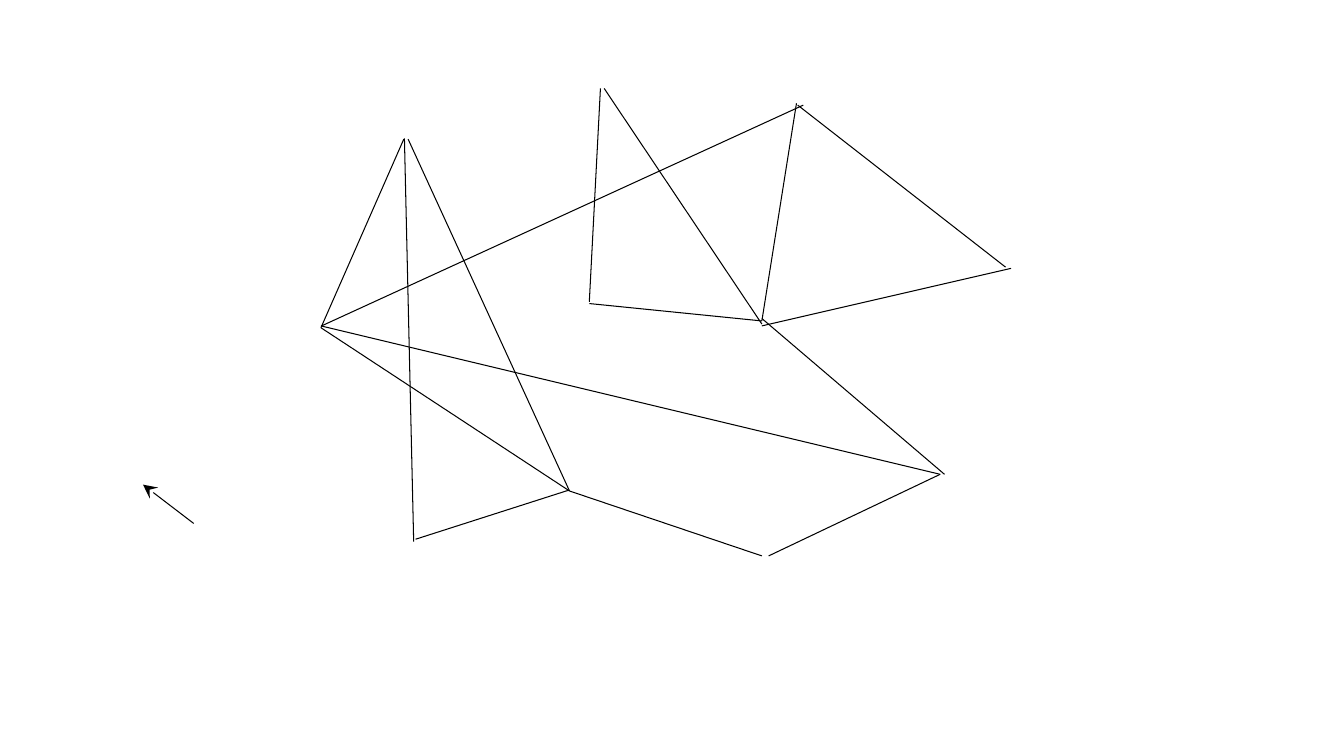
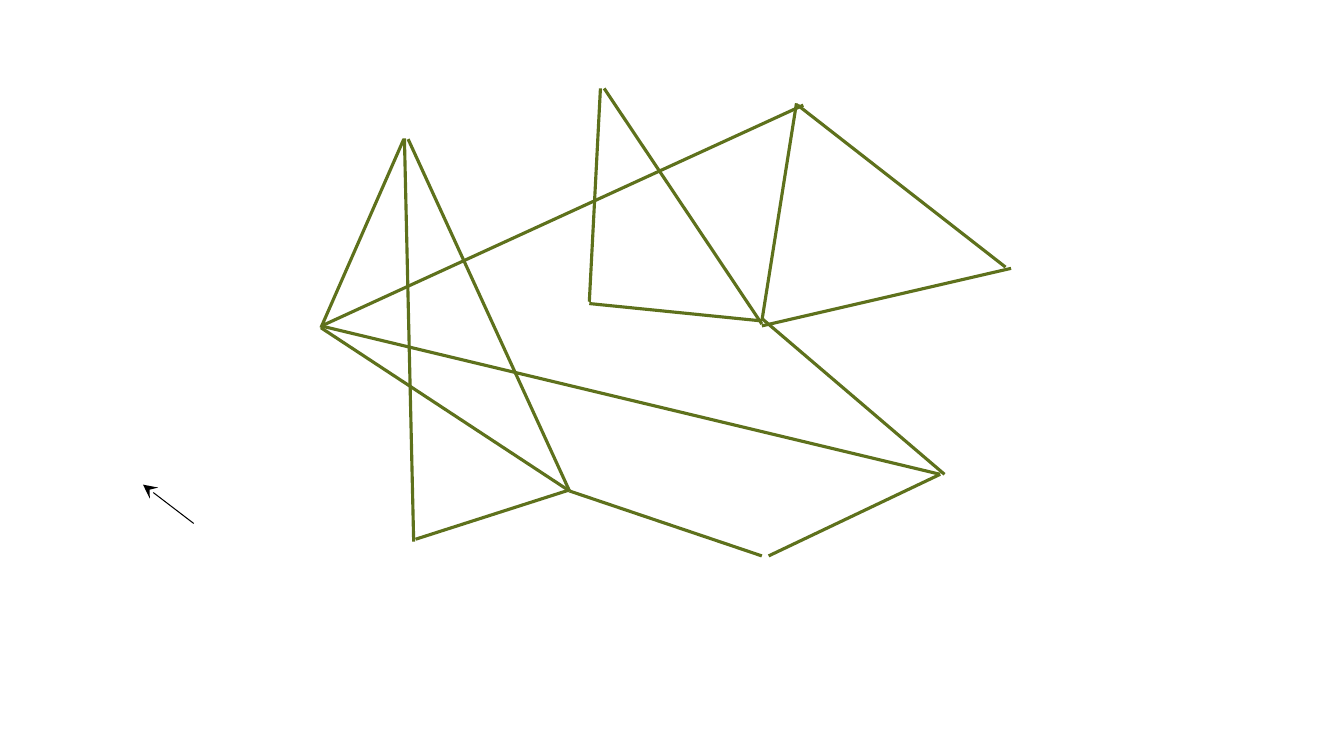
Before and after one commit to GFFischer/gff_blockchain_konzepte, a slide deck: slide 13 of prototyp/symbole_und_farben.pptx. Drawn at 1344x756 pixels with LibreOffice and Linux fonts; fonts in the diff are those of the drawing. Boxes give left, top, right and bottom in pixels: in the first picture for what was removed or moved away, otherwise in the second. Text is boxed around its words. In the diff, an @@ line names an element or a change of style, - is before the commit and + after.

```diff
--- a/prototyp/symbole_und_farben.pptx
+++ b/prototyp/symbole_und_farben.pptx
@@ line (590, 301) - (601, 89): stroke #000000 0.75 pt to #5E711C 2.25 pt @@
@@ line (762, 324) - (604, 89): stroke #000000 0.75 pt to #5E711C 2.25 pt @@
@@ line (322, 326) - (804, 105): stroke #000000 0.75 pt to #5E711C 2.25 pt @@
@@ line (762, 321) - (797, 103): stroke #000000 0.75 pt to #5E711C 2.25 pt @@
@@ line (1006, 267) - (798, 105): stroke #000000 0.75 pt to #5E711C 2.25 pt @@
@@ line (321, 328) - (404, 139): stroke #000000 0.75 pt to #5E711C 2.25 pt @@
@@ line (404, 138) - (413, 541): stroke #000000 0.75 pt to #5E711C 2.25 pt @@
@@ line (408, 139) - (570, 491): stroke #000000 0.75 pt to #5E711C 2.25 pt @@
@@ line (762, 326) - (1011, 268): stroke #000000 0.75 pt to #5E711C 2.25 pt @@
@@ line (321, 328) - (570, 491): stroke #000000 0.75 pt to #5E711C 2.25 pt @@
@@ line (321, 326) - (941, 475): stroke #000000 0.75 pt to #5E711C 2.25 pt @@
@@ line (762, 321) - (590, 303): stroke #000000 0.75 pt to #5E711C 2.25 pt @@
@@ line (945, 475) - (762, 319): stroke #000000 0.75 pt to #5E711C 2.25 pt @@
@@ line (769, 557) - (941, 475): stroke #000000 0.75 pt to #5E711C 2.25 pt @@
@@ line (415, 539) - (569, 490): stroke #000000 0.75 pt to #5E711C 2.25 pt @@
@@ line (570, 491) - (762, 557): stroke #000000 0.75 pt to #5E711C 2.25 pt @@
```
Also in this commit, not shown: 11 other files.
